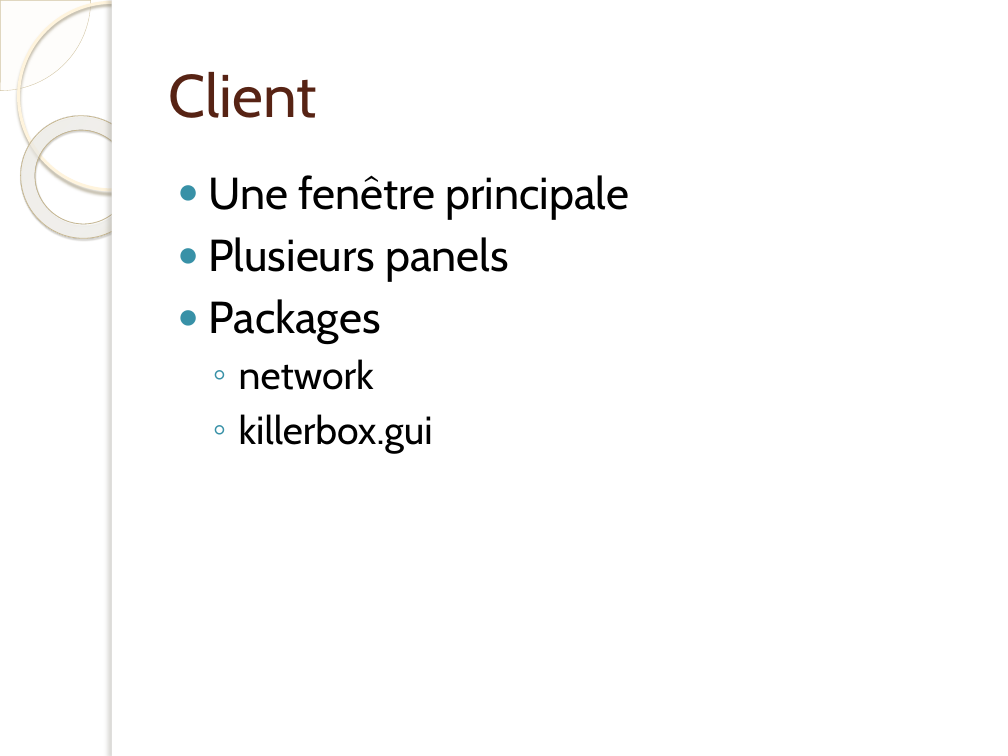
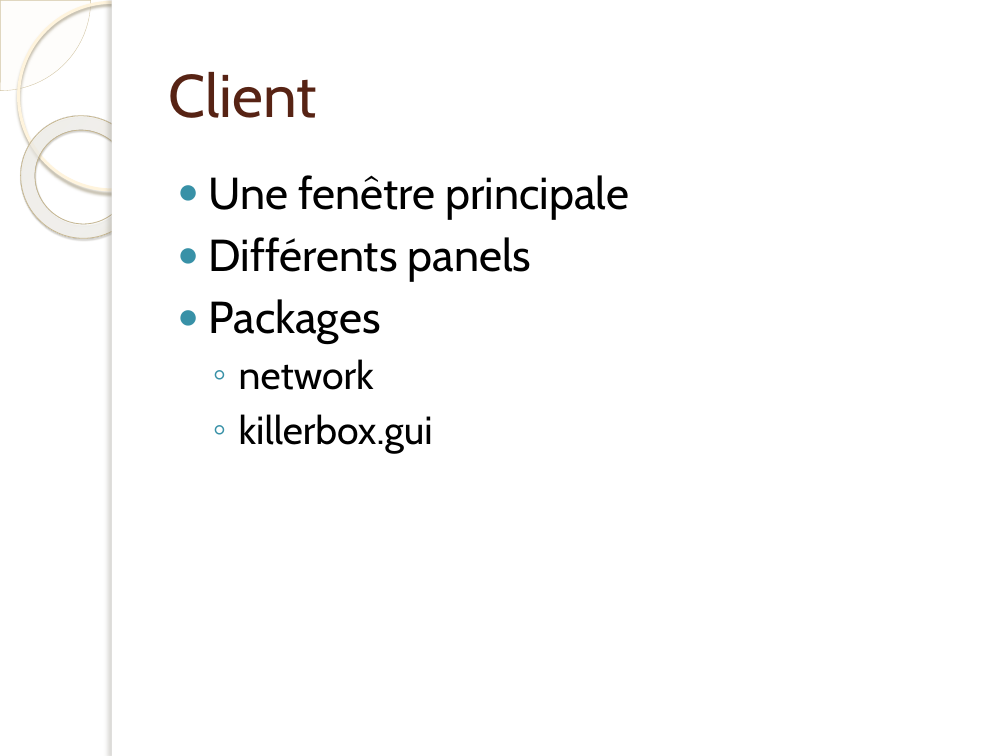
Before and after one commit to jonesbusy/killerbox, a slide deck: slide 10 of Documentation/presentation.pptx. Drawn at 1008x756 pixels with LibreOffice and Linux fonts; fonts in the diff are those of the drawing; background and template pictures are left out. Boxes give left, top, right and bottom in pixels: in the first picture for what was removed or moved away, otherwise in the second. Text is boxed around its words. In the diff, an @@ line names an element or a change of style, - is before the commit and + after.

```diff
--- a/Documentation/presentation.pptx
+++ b/Documentation/presentation.pptx
@@ text at [209, 237, 532, 281]: text changed @@
-● Plusieurs panels
+● Différents panels
```
Also in this commit, not shown: 3 other slides changed, 1 slide added, 1 slide removed, 3 other files.
